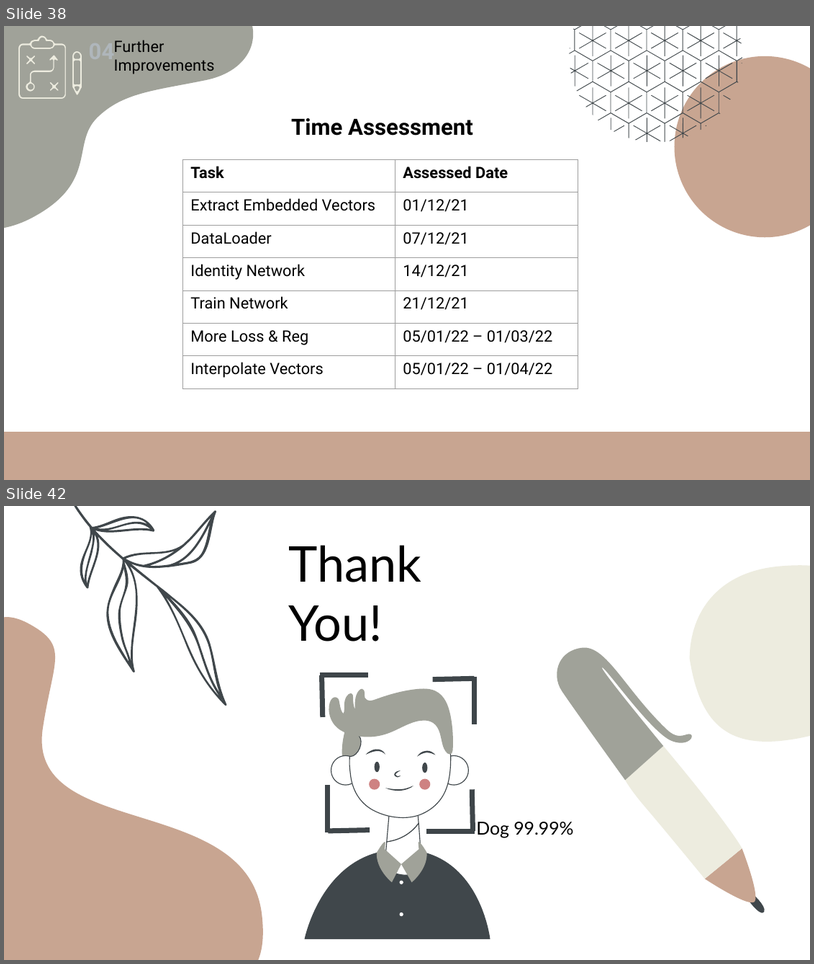
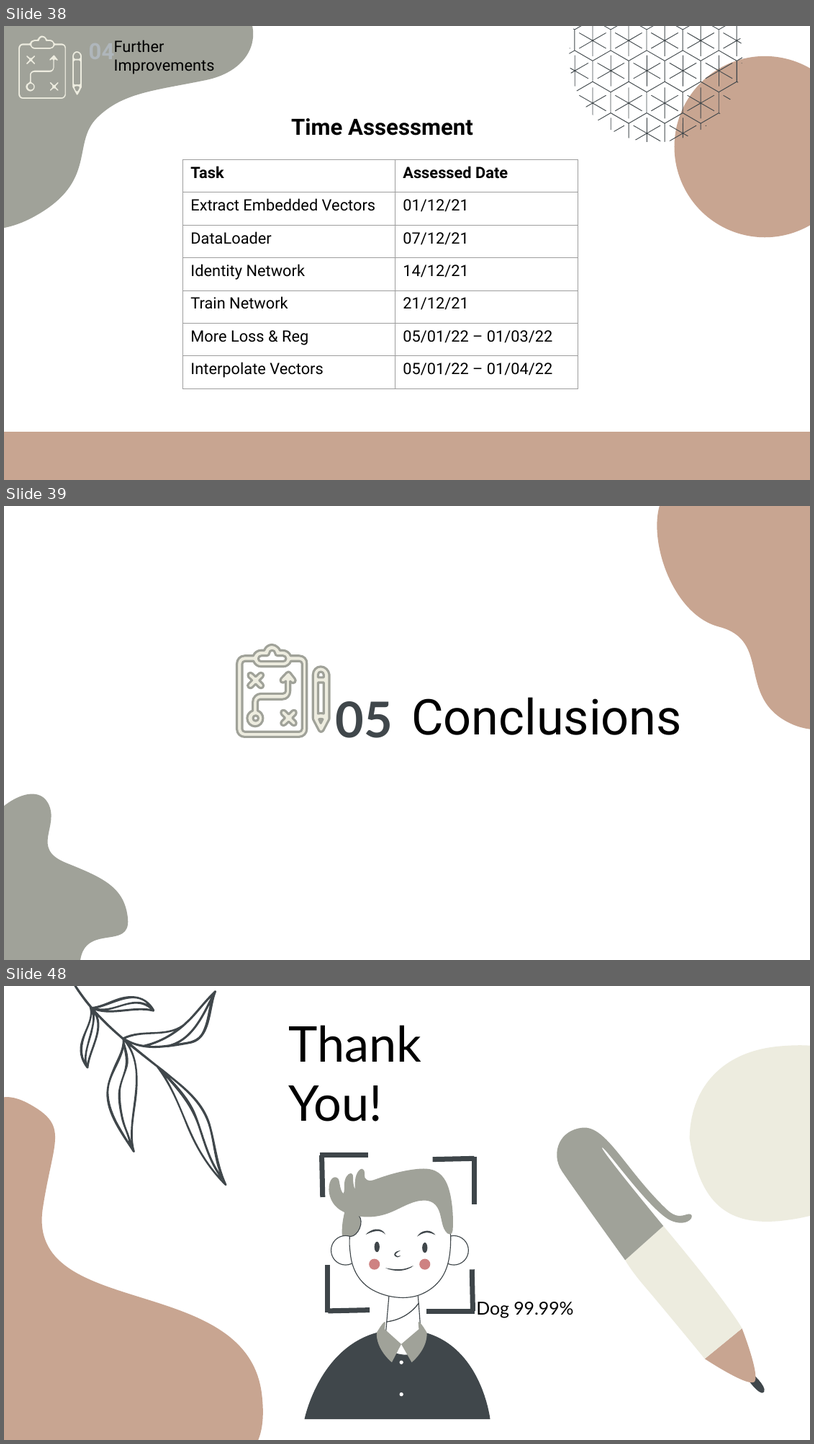
Before and after one commit to kariander1/FaceRecognition, a slide deck: Final Presentation.pptx. Shown one above the other, each under a label of ours: slides 38 and 42 before the commit, slides 38, 39 and 48 after it; the slides between them are not shown. The pictures are 814x964 and 814x1444 pixels, drawn with LibreOffice and Linux fonts; fonts in the diff are those of the drawing. Boxes give left, top, right and bottom in pixels: in the first picture for what was removed or moved away, otherwise in the second. Text is boxed around its words. In the diff, an @@ line names an element or a change of style, - is before the commit and + after.

Commit message:
Added conclusions to final presentation

```diff
--- a/Final Presentation.pptx
+++ b/Final Presentation.pptx
@@ slide 39 added at <box>4,506,810,960</box>, background #FFFFFF @@
@@ freeform shape added at <box>642,506,810,749</box>, fill #C8A591 @@
@@ group added at <box>237,645,329,736</box>: 5 freeform shapes @@
@@ subtitle added at <box>412,697,682,735</box>, 44 pt, text #000000 @@
+Conclusions
@@ title added at <box>336,701,393,738</box>, 44 pt, text #40474B, bold @@
+05
@@ freeform shape added at <box>4,770,172,960</box>, fill #A0A299 @@
@@ what was slide 42 is now slide 48 @@
```
Also in this commit, not shown: 1 slide changed, 5 other slides added.
